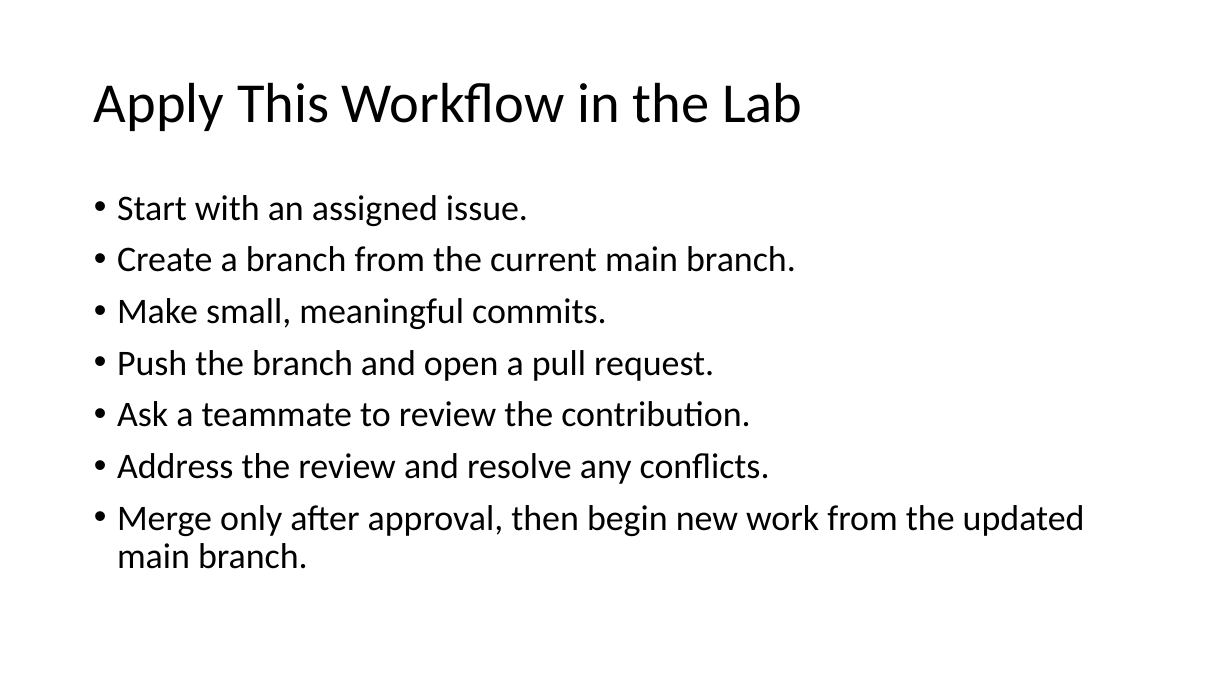
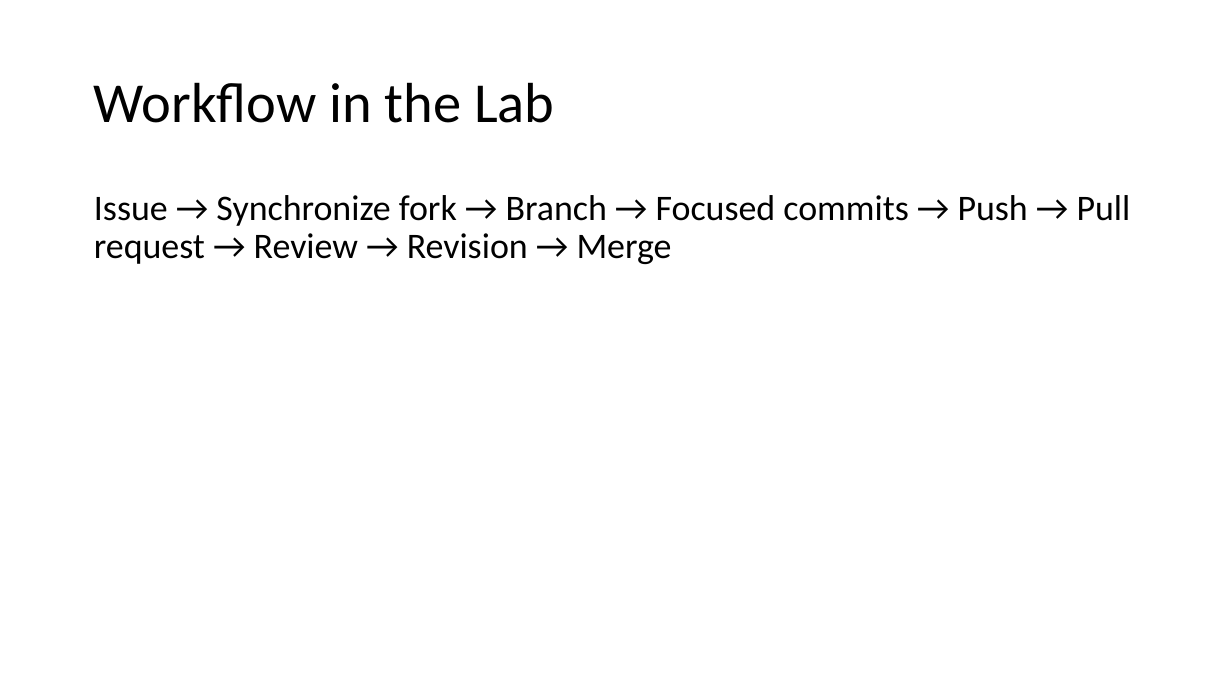
Before and after one commit to johnxu21/johnxu21.github.io, a slide deck: slide 41 of teaching/CS472/Timetable/Git-and-GitHub-Revised.pptx (slide 43 before the commit). Drawn at 1232x693 pixels with LibreOffice and Linux fonts; fonts in the diff are those of the drawing. Boxes give left, top, right and bottom in pixels: in the first picture for what was removed or moved away, otherwise in the second. Text is boxed around its words. In the diff, an @@ line names an element or a change of style, - is before the commit and + after.

```diff
--- a/teaching/CS472/Timetable/Git-and-GitHub-Revised.pptx
+++ b/teaching/CS472/Timetable/Git-and-GitHub-Revised.pptx
@@ title at [94, 82, 554, 123]: text changed @@
-Apply This Workflow in the Lab
+Workflow in the Lab
@@ text at [94, 195, 1131, 264]: text changed @@
-• Start with an assigned issue.
-• Create a branch from the current main branch.
-• Make small, meaningful commits.
-• Push the branch and open a pull request.
-• Ask a teammate to review the contribution.
-• Address the review and resolve any conflicts.
-• Merge only after approval, then begin new work from the updated main branch.
+Issue → Synchronize fork → Branch → Focused commits → Push → Pull request → Review → Revision → Merge
```
Also in this commit, not shown: 2 slides added, 4 slides removed, 2 other files.
